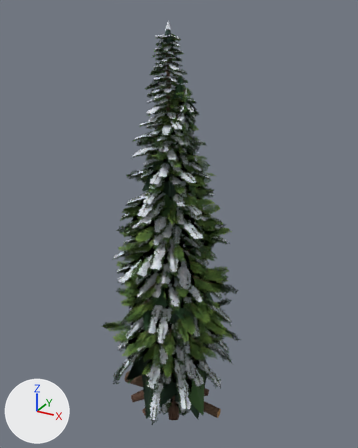
What one commit did to the glTF model public/models/forest.glb.
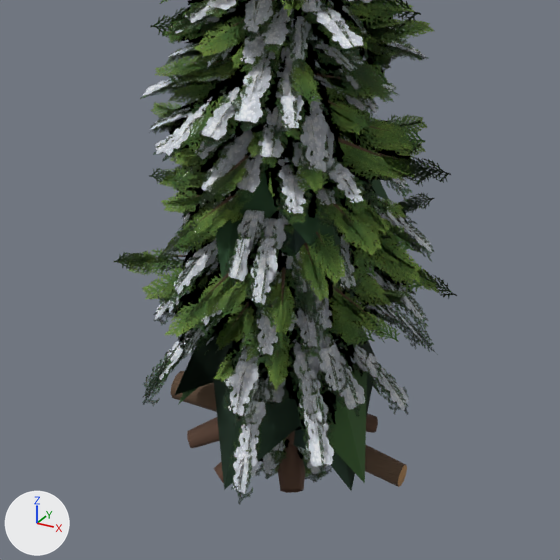
Each version appears first whole from a 50 mm camera at (16.6, -28.8, 30.9) aimed at (0.4, 0.7, 16.1), and next in a close-up on the part from 15% to 79% of the width and 49% to 100% of the height. Every picture has the same lights, and +X, +Y and +Z are marked at lower left. The older version's two pictures come first.

Names of what the first close-up shows: 'cedar', 'cedar_lod', 'fir', 'fir_snow', 'hemlock', 'hemlock_snow', 'hemlock_snow_lod', 'log', 'sapling_snow' and 3 more.
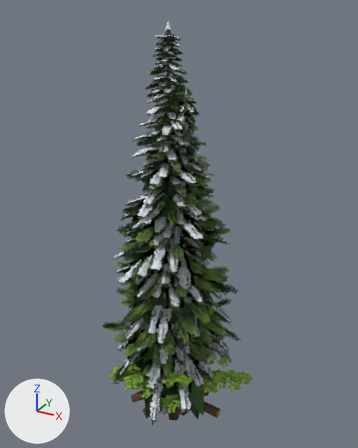
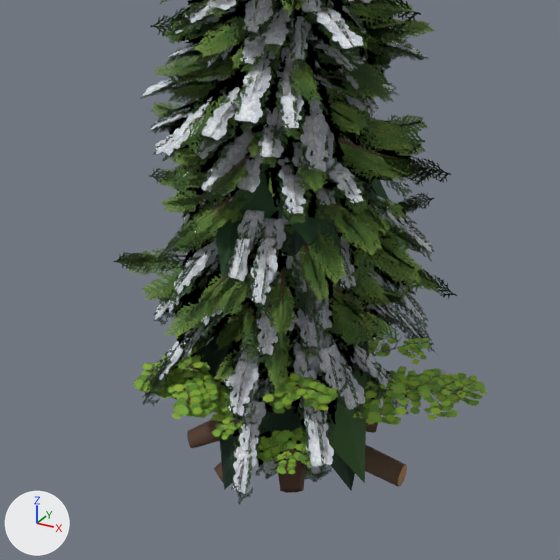
Changed parts and their boxes (x1, y1, x2, y2) in the close-ups (560 x 560 px):
'vine_maple', added (green)
    after: (168, 319, 487, 420)
    faces in mat_maplecards (picture img_maple_spray): (168, 319, 487, 420)
'vine_maple_lod', added
    after: (133, 336, 478, 474)
    faces in mat_maplecards (picture img_maple_spray): (133, 336, 478, 474)
    faces in mat_maplebark (dark yellow #5e5c42): (145, 336, 467, 465)

Diff of the bpy script that builds the scene:
```diff
--- a/public/models/forest.glb.py
+++ b/public/models/forest.glb.py
@@ img_maple_spray @@
+img_maple_spray = load_image('maple_spray', '_unpacked/maple_spray', 512, 512, 'sRGB')
@@ mat_maplecards @@
+mat_maplecards = principled_material('MapleCards')
+mat_maplecards.texture = img_maple_spray  # with its transparency
+mat_maplecards.roughness = 0.85
@@ mat_maplebark @@
+mat_maplebark = principled_material('MapleBark')
+mat_maplebark.base_color = (0.113, 0.107, 0.055)  # dark yellow #5e5c42
+mat_maplebark.roughness = 0.9
@@ me_vine_maple_lod @@
+me_vine_maple_lod.from_pydata(...)  # 1014 vertices, 732 faces; spans x -3.94..6.89, y -4.98..5.63, z 0.21..5.01
+# faces by material slot: [586, 146]
+me_vine_maple_lod.materials.append(mat_maplebark)  # dark yellow #5e5c42
+me_vine_maple_lod.materials.append(mat_maplecards)  # picture img_maple_spray
@@ me_vine_maple @@
+me_vine_maple.from_pydata(...)  # 1341 vertices, 894 faces; spans x -5.31..7.0, y -5.03..5.2, z 0.21..5.73
+# faces by material slot: [582, 312]
+me_vine_maple.materials.append(mat_maplebark)  # dark yellow #5e5c42
+me_vine_maple.materials.append(mat_maplecards)  # picture img_maple_spray
@@ ob_vine_maple_lod @@
+ob_vine_maple_lod = bpy.data.objects.new('vine_maple_lod', me_vine_maple_lod)
+ob_vine_maple_lod.location = (0.0, 0.0, 0.0)
@@ ob_vine_maple @@
+ob_vine_maple = bpy.data.objects.new('vine_maple', me_vine_maple)
+ob_vine_maple.location = (0.0, 0.0, 0.0)
```
